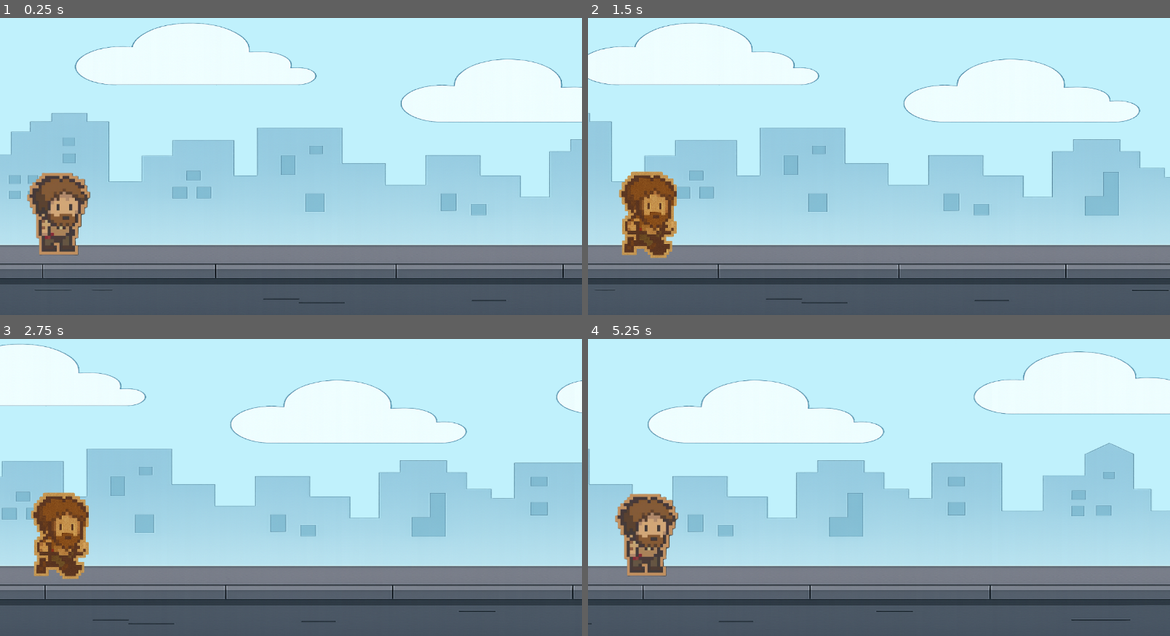
Above: before the commit, frames 1-4 (two rows, left to right).
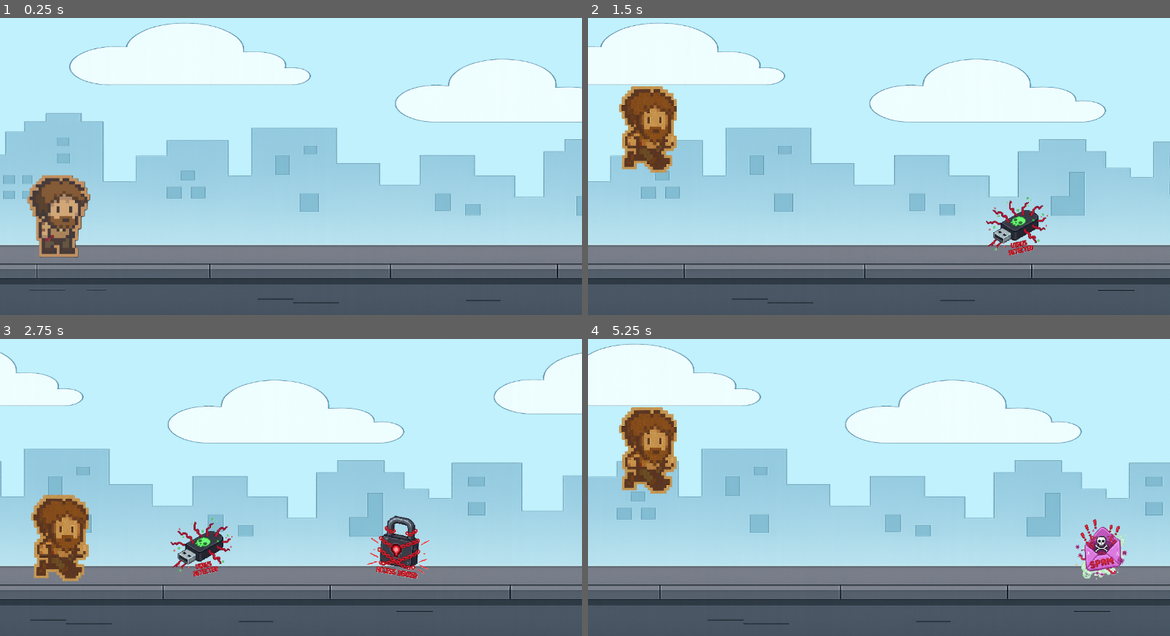
Above: after the commit, the same moments.

Repository: yuu-nn/Iloveboan
Game: Godot game, scene res://scenes/jumpgame.tscn
Two runs of this game, one before a commit and one after it. Both use one fixed random seed, a clock stepped at 60 frames per second and the inputs below. This scene is started directly instead of the project's main scene.
Inputs:
- Up to frame 1 (0.25 s): no input
- Up to frame 2 (1.5 s): tap Enter (ui_accept) at 0.5, 0.6, 0.77, 1.07, 1.35 s
- Up to frame 3 (2.75 s): tap Enter (ui_accept) at 1.52, 1.82, 2.1 s
- Up to frame 4 (5.25 s): tap Enter (ui_accept) at 2.85, 3.02, 3.32, 3.6, 3.77, 4.07, 4.35, 4.52, 4.82, 5.1 s

The runs differ from the first frame. In frame 1, 4.4% of the frame differs, in the area x 0-100%, y 1-97%; in frame 2, 20%; in frame 3, 24%; in frame 4, 37%.

Commit message:
장애물 구현

Diff:
--- a/scenes/jumpgame.tscn
+++ b/scenes/jumpgame.tscn
@@ -1,35 +1,42 @@
-[gd_scene load_steps=10 format=3 uid="uid://kl4q5c7cin5o"]
+[gd_scene load_steps=16 format=3 uid="uid://kl4q5c7cin5o"]
 
 [ext_resource type="Script" uid="uid://8rvmhfajhf64" path="res://scripts/player.gd" id="1_kd01c"]
 [ext_resource type="Texture2D" uid="uid://c0hjgh17hr1vu" path="res://이미지 모아둔 폴더/거지.png" id="2_82agk"]
 [ext_resource type="Texture2D" uid="uid://c4gjwbpogdxeh" path="res://이미지 모아둔 폴더/뛰는 거지.png" id="3_wrbyo"]
 [ext_resource type="Script" uid="uid://d7d310w6j1ci" path="res://scripts/obstacle_spawner.gd" id="4_ti16c"]
+[ext_resource type="PackedScene" uid="uid://bcxueknjdigvj" path="res://scenes/obstacles/obstacle_1.tscn" id="5_4i41r"]
 [ext_resource type="Script" uid="uid://cs7l0oq5x4e03" path="res://scripts/parallax_background.gd" id="5_t2g1m"]
 [ext_resource type="Texture2D" uid="uid://dgia45ldo41ws" path="res://이미지 모아둔 폴더/SKY.png" id="6_4i41r"]
+[ext_resource type="PackedScene" uid="uid://citkr8ja8oiag" path="res://scenes/obstacles/obstacle_2.tscn" id="6_e0rck"]
 [ext_resource type="Texture2D" uid="uid://dllutggy87u6r" path="res://이미지 모아둔 폴더/배경 2.png" id="7_e0rck"]
+[ext_resource type="PackedScene" uid="uid://cqyjvyvnglsqv" path="res://scenes/obstacles/obstacle_3.tscn" id="7_ieuyw"]
+[ext_resource type="PackedScene" uid="uid://dxskr6vkf4iys" path="res://scenes/obstacles/obstacle_4.tscn" id="8_4ley2"]
+[ext_resource type="PackedScene" uid="uid://b8v7soica2rlp" path="res://scenes/obstacles/obstacle_5.tscn" id="9_mamp7"]
+[ext_resource type="Script" uid="uid://dsm5t5l6fmmct" path="res://scripts/gamecontroller.gd" id="13_e0rck"]
 
 [sub_resource type="RectangleShape2D" id="RectangleShape2D_eiyhu"]
-size = Vector2(98.9375, 151.25)
+size = Vector2(94.89752, 135.69005)
 
 [sub_resource type="RectangleShape2D" id="RectangleShape2D_3nmhn"]
+size = Vector2(1269.75, 156)
 
-[node name="jumpgame" type="Node2D"]
+[node name="jumpgame" type="Node2D" groups=["gamecontroller", "player"]]
 
-[node name="player" type="CharacterBody2D" parent="."]
+[node name="player" type="CharacterBody2D" parent="." groups=["gamecontroller", "player"]]
 script = ExtResource("1_kd01c")
 
 [node name="거지" type="Sprite2D" parent="player"]
-position = Vector2(129.04001, 494.55997)
+position = Vector2(129.04001, 486.56)
 scale = Vector2(0.35, 0.35)
 texture = ExtResource("2_82agk")
 
 [node name="뛰는거지" type="Sprite2D" parent="player"]
-position = Vector2(137.04, 501.56)
+position = Vector2(137.04, 493.56)
 scale = Vector2(0.17, 0.17)
 texture = ExtResource("3_wrbyo")
 
 [node name="CollisionShape2D" type="CollisionShape2D" parent="player"]
-position = Vector2(133.57123, 497.93497)
+position = Vector2(131.55124, 482.15497)
 shape = SubResource("RectangleShape2D_eiyhu")
 
 [node name="Ground" type="StaticBody2D" parent="."]
@@ -37,12 +44,14 @@
 [node name="Sprite2D" type="Sprite2D" parent="Ground"]
 
 [node name="CollisionShape2D" type="CollisionShape2D" parent="Ground"]
+position = Vector2(640.125, 641)
 shape = SubResource("RectangleShape2D_3nmhn")
 
-[node name="ObstacleSpawner" type="Node2D" parent="."]
+[node name="ObstacleSpawner" type="Node2D" parent="." groups=["gamecontroller", "player"]]
 script = ExtResource("4_ti16c")
+obstacle_scenes = Array[PackedScene]([ExtResource("5_4i41r"), ExtResource("6_e0rck"), ExtResource("7_ieuyw"), ExtResource("8_4ley2"), ExtResource("9_mamp7")])
 
-[node name="ParallaxBackground" type="ParallaxBackground" parent="."]
+[node name="ParallaxBackground" type="ParallaxBackground" parent="." groups=["gamecontroller", "player"]]
 script = ExtResource("5_t2g1m")
 
 [node name="ParallaxLayer(SKY)" type="ParallaxLayer" parent="ParallaxBackground"]
@@ -73,3 +82,6 @@
 layout_mode = 0
 offset_right = 40.0
 offset_bottom = 23.0
+
+[node name="gamecontroller" type="Node2D" parent="." groups=["gamecontroller", "player"]]
+script = ExtResource("13_e0rck")
--- a/scenes/obstacles/obstacle_1.tscn
+++ b/scenes/obstacles/obstacle_1.tscn
@@ -4,7 +4,7 @@
 [ext_resource type="Script" uid="uid://0suxljpqrrcg" path="res://scripts/obstacle.gd" id="1_w2guj"]
 
 [sub_resource type="RectangleShape2D" id="RectangleShape2D_dnddi"]
-size = Vector2(33.000015, 51.500008)
+size = Vector2(23.666668, 33.333332)
 
 [node name="obstacle1" type="Area2D"]
 script = ExtResource("1_w2guj")
@@ -14,5 +14,6 @@
 texture = ExtResource("1_c1gob")
 
 [node name="CollisionShape2D" type="CollisionShape2D" parent="."]
+position = Vector2(-5.5000005, 6.9999986)
 scale = Vector2(3, 3)
 shape = SubResource("RectangleShape2D_dnddi")
--- a/scenes/obstacles/obstacle_2.tscn
+++ b/scenes/obstacles/obstacle_2.tscn
@@ -4,7 +4,7 @@
 [ext_resource type="Texture2D" uid="uid://6yytd08c6grp" path="res://이미지 모아둔 폴더/장애물-USB.png" id="2_1f1cg"]
 
 [sub_resource type="RectangleShape2D" id="RectangleShape2D_3e5s5"]
-size = Vector2(136.75, 139.5)
+size = Vector2(77, 82)
 
 [node name="obstacle_2" type="Area2D"]
 script = ExtResource("1_ifpr5")
@@ -14,6 +14,6 @@
 texture = ExtResource("2_1f1cg")
 
 [node name="CollisionShape2D" type="CollisionShape2D" parent="."]
-position = Vector2(0.625, 7.250001)
+position = Vector2(-5.499999, 6.9999995)
 scale = Vector2(0.99999994, 0.99999994)
 shape = SubResource("RectangleShape2D_3e5s5")
--- a/scenes/obstacles/obstacle_3.tscn
+++ b/scenes/obstacles/obstacle_3.tscn
@@ -4,13 +4,13 @@
 [ext_resource type="Texture2D" uid="uid://db3jfh81mxivh" path="res://이미지 모아둔 폴더/장애물-스팸메일.png" id="2_dk13o"]
 
 [sub_resource type="RectangleShape2D" id="RectangleShape2D_q513e"]
-size = Vector2(108.5, 138.5)
+size = Vector2(77, 92)
 
 [node name="obstacle_3" type="Area2D"]
 script = ExtResource("1_hcrjn")
 
 [node name="CollisionShape2D" type="CollisionShape2D" parent="."]
-position = Vector2(-1, 2)
+position = Vector2(-2.5, 15)
 shape = SubResource("RectangleShape2D_q513e")
 
 [node name="장애물스팸메일" type="Sprite2D" parent="."]
--- a/scenes/obstacles/obstacle_4.tscn
+++ b/scenes/obstacles/obstacle_4.tscn
@@ -4,13 +4,13 @@
 [ext_resource type="Script" uid="uid://0suxljpqrrcg" path="res://scripts/obstacle.gd" id="1_wggcw"]
 
 [sub_resource type="RectangleShape2D" id="RectangleShape2D_wggcw"]
-size = Vector2(135.5, 143)
+size = Vector2(92, 97)
 
 [node name="Area2D" type="Area2D"]
 script = ExtResource("1_wggcw")
 
 [node name="CollisionShape2D" type="CollisionShape2D" parent="."]
-position = Vector2(-1.75, 10.5)
+position = Vector2(-6, 10.5)
 shape = SubResource("RectangleShape2D_wggcw")
 
 [node name="장애물악성웹2" type="Sprite2D" parent="."]
--- a/scenes/obstacles/obstacle_5.tscn
+++ b/scenes/obstacles/obstacle_5.tscn
@@ -4,7 +4,7 @@
 [ext_resource type="Texture2D" uid="uid://cwqhndt2mvc25" path="res://이미지 모아둔 폴더/장애물-악성웹.png" id="1_gv87d"]
 
 [sub_resource type="RectangleShape2D" id="RectangleShape2D_2usg8"]
-size = Vector2(115.75, 115.5)
+size = Vector2(78.875, 85.75)
 
 [node name="Area2D" type="Area2D"]
 script = ExtResource("1_2usg8")
@@ -14,5 +14,5 @@
 texture = ExtResource("1_gv87d")
 
 [node name="CollisionShape2D" type="CollisionShape2D" parent="."]
-position = Vector2(2.125, 0.25)
+position = Vector2(-6, 8)
 shape = SubResource("RectangleShape2D_2usg8")
--- /dev/null
+++ b/scripts/gamecontroller.gd
@@ -0,0 +1,34 @@
+extends Node2D
+
+var score: int = 0
+var obstacles_passed: int = 0
+
+@export var step_every_n: int = 1           # N개 넘을 때마다 속도 증가
+@export var obstacle_step_multiplier: float = 1.1  # 장애물 속도 배율
+@export var background_step_multiplier: float = 1.1 # 배경 속도 배율
+
+func on_obstacle_passed() -> void:
+	# 하나 넘을 때마다 20점
+	score += 20
+	obstacles_passed += 1
+	print("점수:", score, " / 넘긴 개수:", obstacles_passed)
+
+	# N개 넘을 때마다 속도 올리기
+	if obstacles_passed % step_every_n == 0:
+		_speed_up()
+
+# 속도 증가 처리
+func _speed_up() -> void:
+	# 배경 속도 살짝만 증가
+	for bg in get_tree().get_nodes_in_group("background"):
+		if bg.has_method("set_scroll_speed"):   # 함수로 제어하는 경우
+			bg.set_scroll_speed(bg.scroll_speed * background_step_multiplier)
+		elif "scroll_speed" in bg:              # 그냥 변수 있는 경우
+			bg.scroll_speed *= background_step_multiplier
+		print("배경 속도:", bg.scroll_speed)
+
+	# 장애물 속도 크게 증가
+	for obs in get_tree().get_nodes_in_group("obstacle"):
+		if "speed" in obs:
+			obs.speed *= obstacle_step_multiplier
+			print("장애물 속도:", obs.speed)
--- /dev/null
+++ b/scripts/obstacl.gd
@@ -0,0 +1 @@
+extends Area2D
--- a/scripts/obstacle.gd
+++ b/scripts/obstacle.gd
@@ -1,14 +1,37 @@
+# Obstacle.gd
 extends Area2D
 
-@export var speed := 200.0
+@export var speed: float = 200.0
 var passed := false
 
-func _ready():
-	add_to_group("obstacle")   # 그룹 등록 → 나중에 속도 조절 가능
+func _ready() -> void:
+	add_to_group("obstacle")
+	connect("body_entered", Callable(self, "_on_body_entered"))
 
-func _process(delta):
-	position.x -= speed * delta
+func _process(delta: float) -> void:
+	# 배경 속도 가져오기
+	var bg = get_tree().get_first_node_in_group("background")
+	var bg_speed = 0.0
+	if bg and "scroll_speed" in bg:
+		bg_speed = bg.scroll_speed
 
-	# 화면 왼쪽 끝으로 나가면 제거
-	if position.x < -200:
+	# 장애물 이동 = 기본 속도 + 배경 속도
+	position.x -= (speed + bg_speed) * delta
+
+	# 플레이어를 지나쳤는지 체크
+	var player = get_tree().get_first_node_in_group("player")
+	if player and not passed and (position.x + 50.0) < player.position.x:
+		passed = true
+		var game = get_tree().root.get_node("jumpgame/gamecontroller")
+		if game:
+			game.on_obstacle_passed()
+
+	if position.x < -200.0:
 		queue_free()
+
+func _on_body_entered(body: Node) -> void:
+	if body.is_in_group("player"):
+		game_over()
+
+func game_over() -> void:
+	get_tree().reload_current_scene()
--- a/scripts/obstacle_spawner.gd
+++ b/scripts/obstacle_spawner.gd
@@ -2,8 +2,8 @@
 
 @export var obstacle_scenes: Array[PackedScene]
 
-@export var min_interval := 1.5
-@export var max_interval := 3.5
+@export var min_interval := 0.7
+@export var max_interval := 1.5
 
 var timer := 0.0
 var next_spawn_time := 0.0
--- a/scripts/parallax_background.gd
+++ b/scripts/parallax_background.gd
@@ -1,6 +1,10 @@
+# ParallaxBackground.gd
 extends ParallaxBackground
 
-@export var scroll_speed := 150.0
+@export var scroll_speed: float = 200.0
 
-func _process(delta):
+func _ready() -> void:
+	add_to_group("background")  # GameController가 찾아서 속도 올림
+
+func _process(delta: float) -> void:
 	scroll_offset.x -= scroll_speed * delta
--- a/scripts/player.gd
+++ b/scripts/player.gd
@@ -1,16 +1,40 @@
-extends Node2D   # player 노드에 붙이는 스크립트
+extends CharacterBody2D   # Node2D 대신 CharacterBody2D로 바꿔야 충돌/점프 됨
 
 @onready var sprite1 := $뛰는거지
 @onready var sprite2 := $거지
 
+# 점프/중력 관련
+@export var gravity := 6000.0
+@export var jump_force := -1800.0
+
+# 애니메이션 관련
 var timer := 0.0
-var frame_time := 0.15  # 0.15초마다 이미지 교체
+var frame_time := 0.15
 var toggle := true
 
-func _process(delta: float) -> void:
-	timer += delta
-	if timer >= frame_time:
-		timer = 0.0
-		toggle = !toggle
-		sprite1.visible = toggle
-		sprite2.visible = !toggle
+func _physics_process(delta: float) -> void:
+	# 중력
+	if not is_on_floor():
+		velocity.y += gravity * delta
+	else:
+		velocity.y = 0
+
+	# 점프 (스페이스바)
+	if Input.is_action_just_pressed("ui_accept") and is_on_floor():
+		velocity.y = jump_force
+
+	# 이동 적용
+	move_and_slide()
+
+	# 달리기 애니메이션 (땅 위일 때만)
+	if is_on_floor():
+		timer += delta
+		if timer >= frame_time:
+			timer = 0.0
+			toggle = !toggle
+			sprite1.visible = toggle
+			sprite2.visible = !toggle
+	else:
+		# 점프 중일 땐 sprite1만 보이게
+		sprite1.visible = true
+		sprite2.visible = false
Not shown, added: scripts/gamecontroller.gd.uid
Not shown, added: scripts/obstacl.gd.uid
